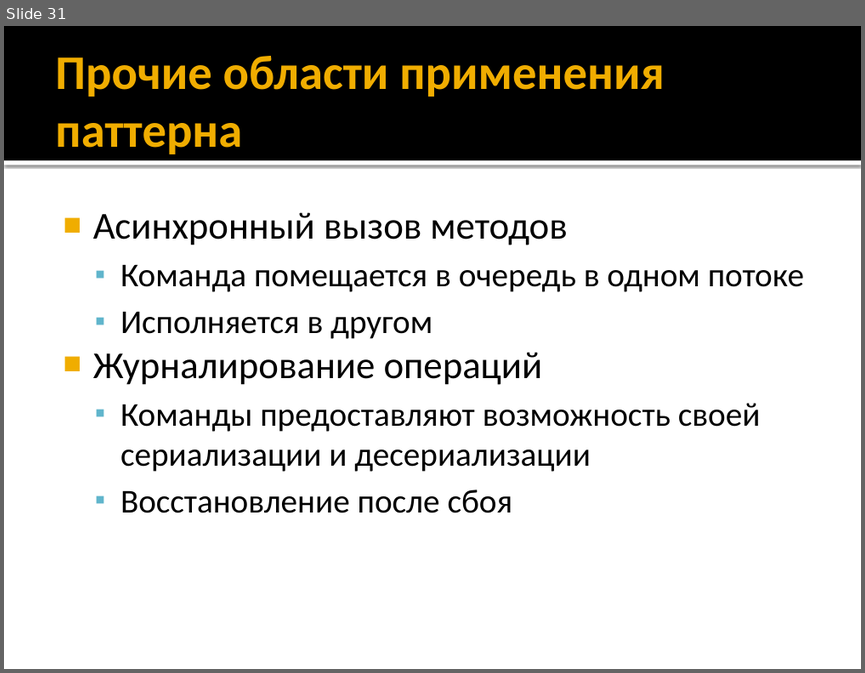
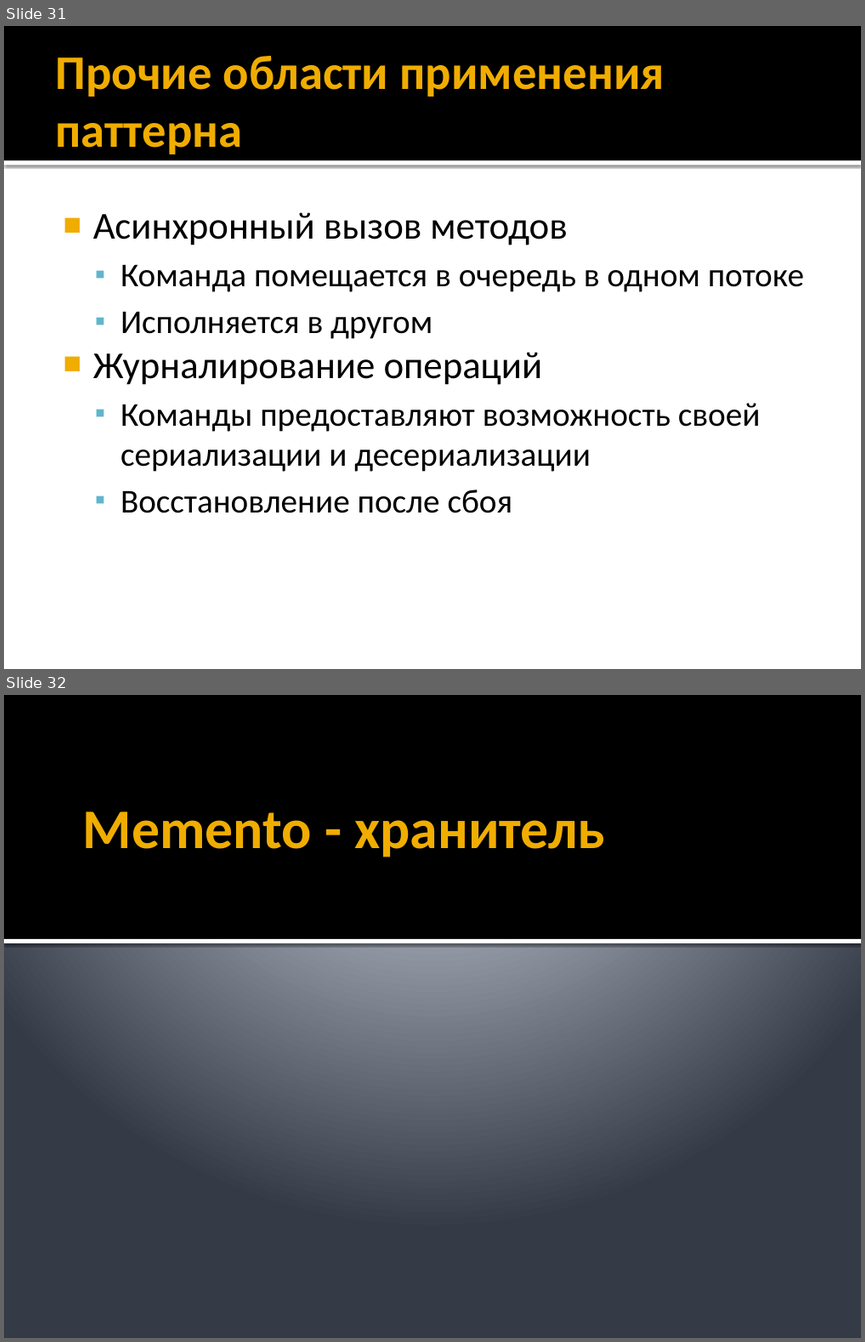
Before and after one commit to alexey-malov/ood, a slide deck: lectures/06.command/command.pptx. Shown one above the other, each under a label of ours: slide 31 before the commit, slides 31 and 32 after it. The pictures are 865x673 and 865x1342 pixels, drawn with LibreOffice and Linux fonts; fonts in the diff are those of the drawing. Boxes give left, top, right and bottom in pixels: in the first picture for what was removed or moved away, otherwise in the second. Text is boxed around its words. In the diff, an @@ line names an element or a change of style, - is before the commit and + after.

Commit message:
Добавлен паттерн Memento

```diff
--- a/lectures/06.command/command.pptx
+++ b/lectures/06.command/command.pptx
@@ slide 32 added at (4, 695, 861, 1338), background gradient #C1C5D3 to #BFC4D2 to #353B47 @@
@@ rectangle added at (4, 695, 861, 939), fill #000000 @@
@@ title added at (83, 811, 605, 857), 47 pt, text #F0AD00, bold @@
+Memento - хранитель
@@ rectangle added at (4, 939, 861, 943), fill #FFFFFF @@
```
Also in this commit, not shown: 1 slide changed, 4 other slides added, 1 other file.
